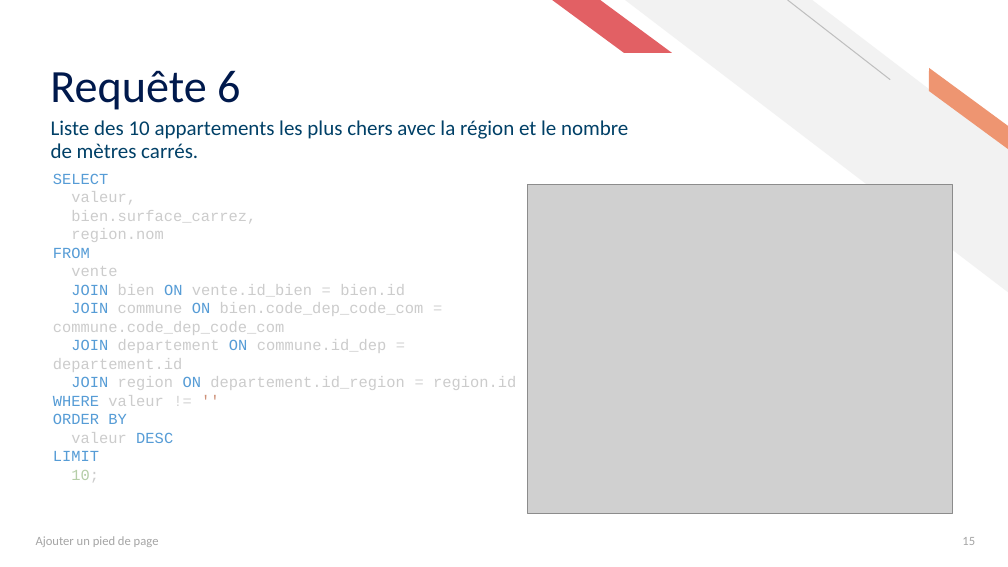
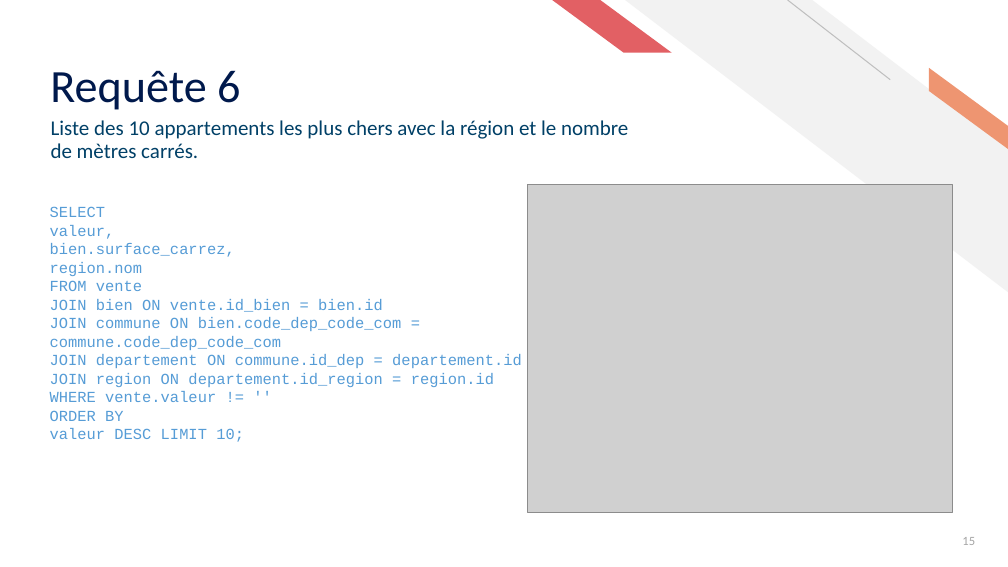
Before and after one commit to ziedbelhocine/Cours-OC, a slide deck: slide 15 of Data_Analyst/Projet_5/Présentation_P5+DA.pptx. Drawn at 1008x567 pixels with LibreOffice and Linux fonts; fonts in the diff are those of the drawing; grey boxes stand for pictures. Boxes give left, top, right and bottom in pixels: in the first picture for what was removed or moved away, otherwise in the second. Text is boxed around its words. In the diff, an @@ line names an element or a change of style, - is before the commit and + after.

```diff
--- a/Data_Analyst/Projet_5/Présentation_P5+DA.pptx
+++ b/Data_Analyst/Projet_5/Présentation_P5+DA.pptx
@@ text "SELECT": place and size @@
-text "SELECT" at [53, 173, 516, 482]
+text "SELECT" at [50, 206, 522, 442]
@@ text at [50, 225, 522, 387]: text colour #CCCCCC to #569CD6 in "valeur,", "bien.surface_carrez,", "region.nom", "bien vente.id_bien bien.id" and 3 more places; text colour #D4D4D4 to #569CD6 in "=", "=", "=", "=" @@
@@ text at [50, 280, 142, 291]: text changed; text colour #CCCCCC to #569CD6 @@
-FROM
-vente
+FROM vente
@@ text at [50, 391, 216, 402]: text changed; text colour #CCCCCC to #569CD6 @@
-WHERE valeur != ''
+WHERE vente.valeur != ''
@@ text at [50, 428, 244, 442]: text changed @@
-valeur DESC
-LIMIT
-10;
+valeur DESC LIMIT 10;
@@ text removed at [36, 536, 159, 547] @@
-Ajouter un pied de page
```
Also in this commit, not shown: 18 other slides changed, 5 other files.
